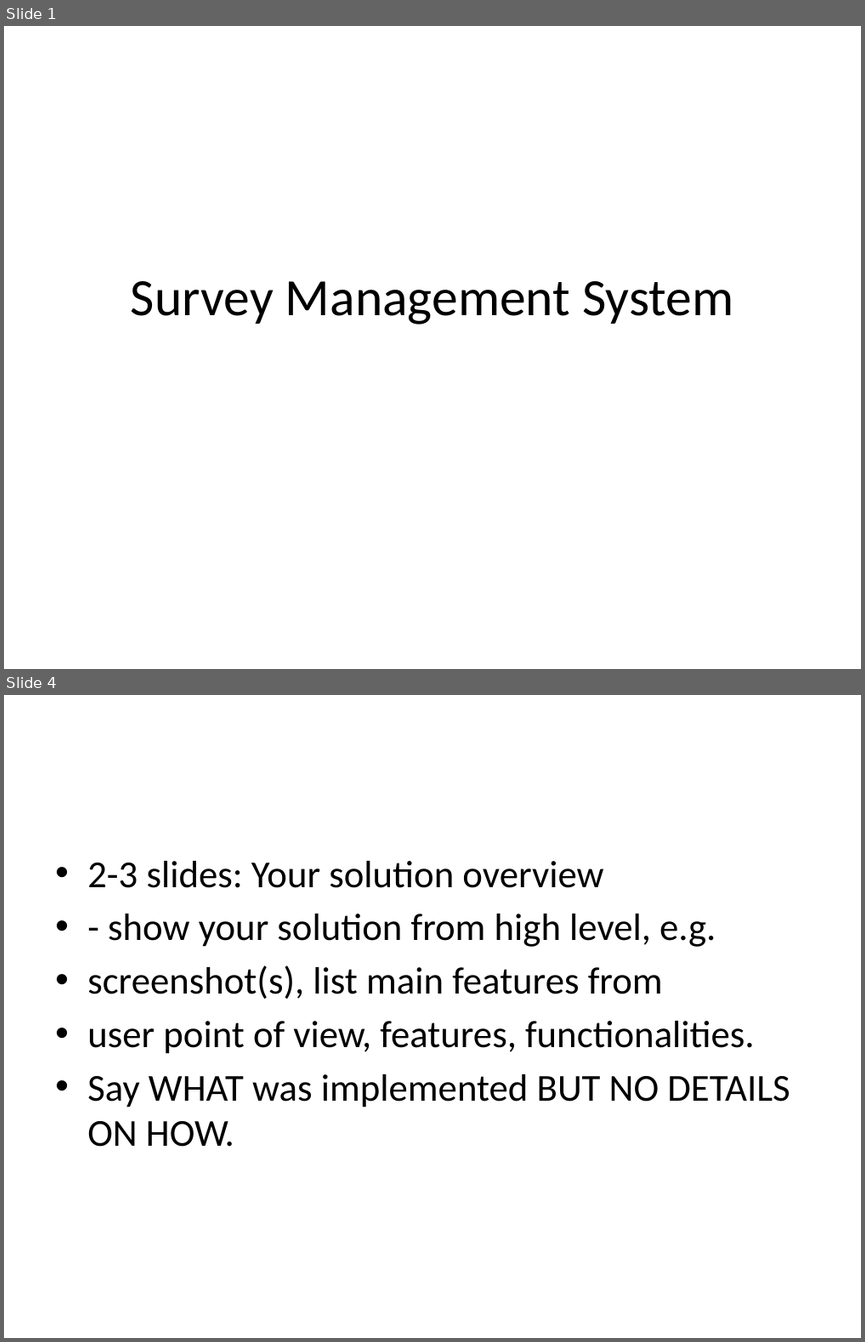
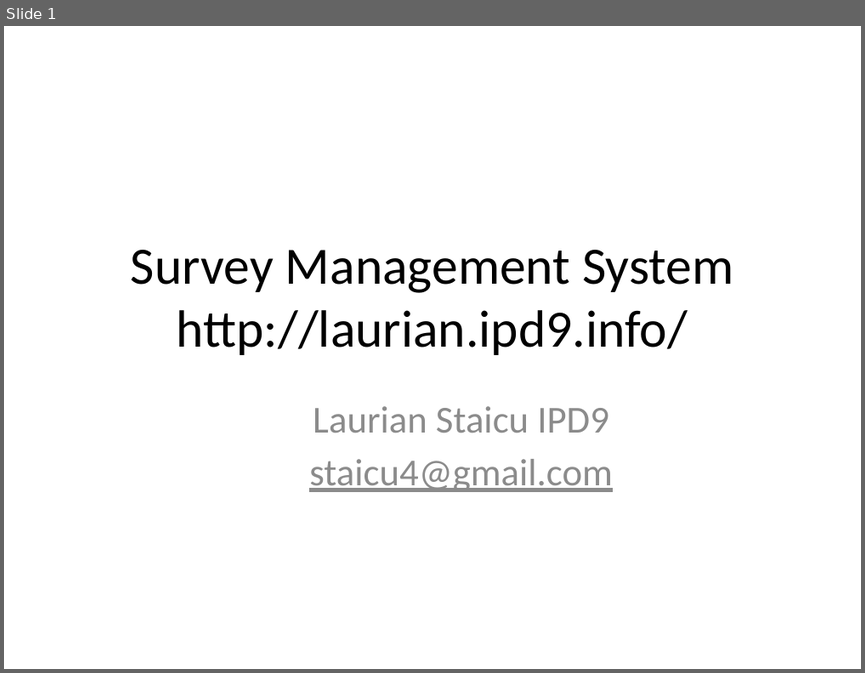
Before and after one commit to staicu/ipd9-php-project, a slide deck: documents/Presentation.pptx. Shown one above the other, each under a label of ours: slides 1 and 4 before the commit, slide 1 after it; the slides between them are not shown. The pictures are 865x1342 and 865x673 pixels, drawn with LibreOffice and Linux fonts; fonts in the diff are those of the drawing. Boxes give left, top, right and bottom in pixels: in the first picture for what was removed or moved away, otherwise in the second. Text is boxed around its words. In the diff, an @@ line names an element or a change of style, - is before the commit and + after.

```diff
--- a/documents/Presentation.pptx
+++ b/documents/Presentation.pptx
@@ slide 4 removed at [4, 695, 861, 1338], background #FFFFFF @@
@@ text removed at [87, 861, 789, 1146] @@
-• 2-3 slides: Your solution overview
-• - show your solution from high level, e.g.
-• screenshot(s), list main features from
-• user point of view, features, functionalities.
-• Say WHAT was implemented BUT NO DETAILS ON HOW.
@@ slide 1 changed as well @@
@@ title at [131, 250, 733, 355]: text changed @@
-Survey Management System
+Survey Management System
+http://laurian.ipd9.info/
@@ subtitle added at [309, 406, 613, 492], 32 pt, text #8C8C8C @@
+Laurian Staicu IPD9
+staicu4@gmail.com
```
Also in this commit, not shown: 16 slides added, 12 other slides removed, 5 other files.
